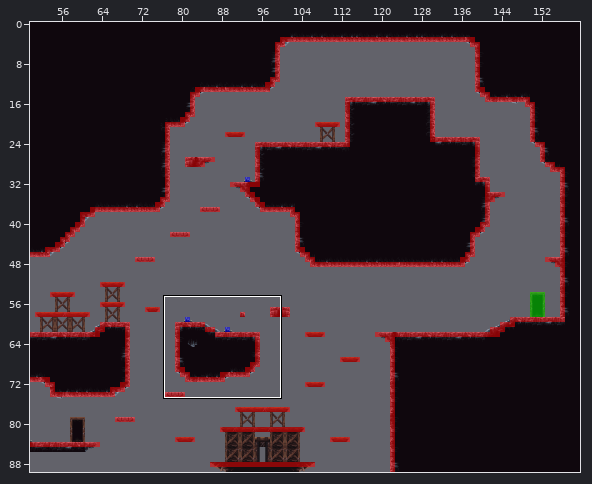
An edit to a level. Tiled map, Output/Assets/maps/level1.tmx. Above: a wide view before the commit, with the close-up outlined.
Close-up. Before:
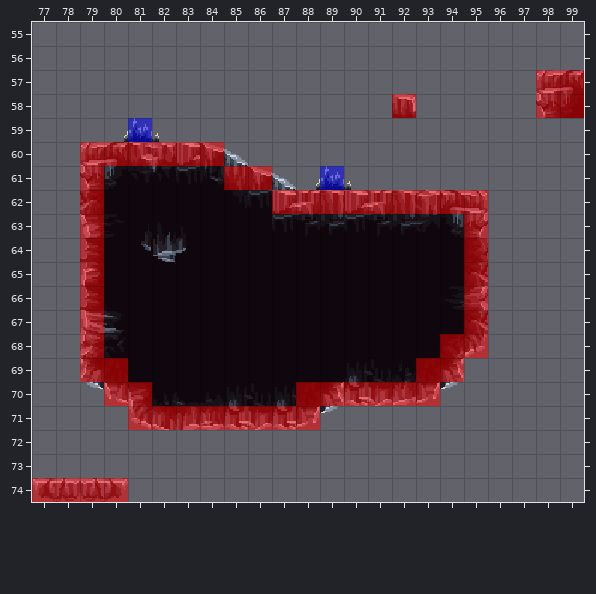
Cells are 16x16 px. Shown: x 77..99, y 55..74. The commit also changed other parts of the map, which this record leaves out.
The same view after the edit:
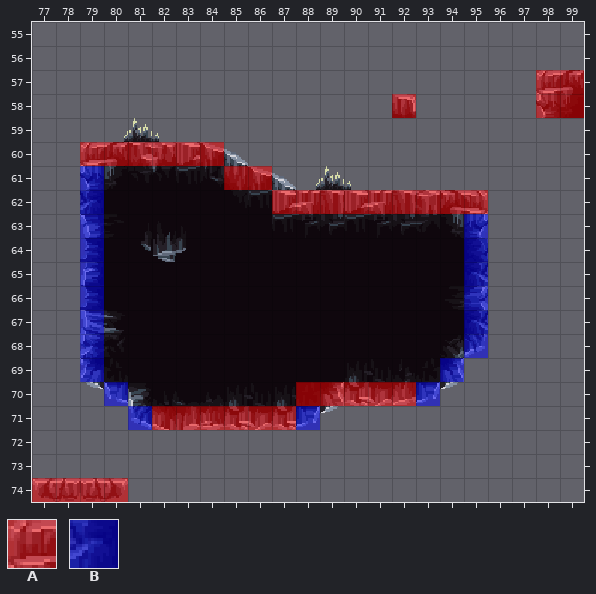
Key: from "collisions": A 0, B 2.
_ is an empty cell, . an unchanged one.
See-through tiles are keyed as they look on the map.
Change:
--- layer "Collisions"
@@ x 81..81 @@
-59 B
+59 _
@@ x 79..95 @@
-61 A.........B......
-62 A................
-63 A...............A
-64 A...............A
-65 A...............A
-66 A...............A
-67 A...............A
-68 A..............AA
-69 AA............AA.
-70 .AA...........A..
-71 ..A......A.......
+61 B........._......
+62 B................
+63 B...............B
+64 B...............B
+65 B...............B
+66 B...............B
+67 B...............B
+68 B.............._B
+69 B_............_B.
+70 .B_...........B..
+71 ..B......B.......
